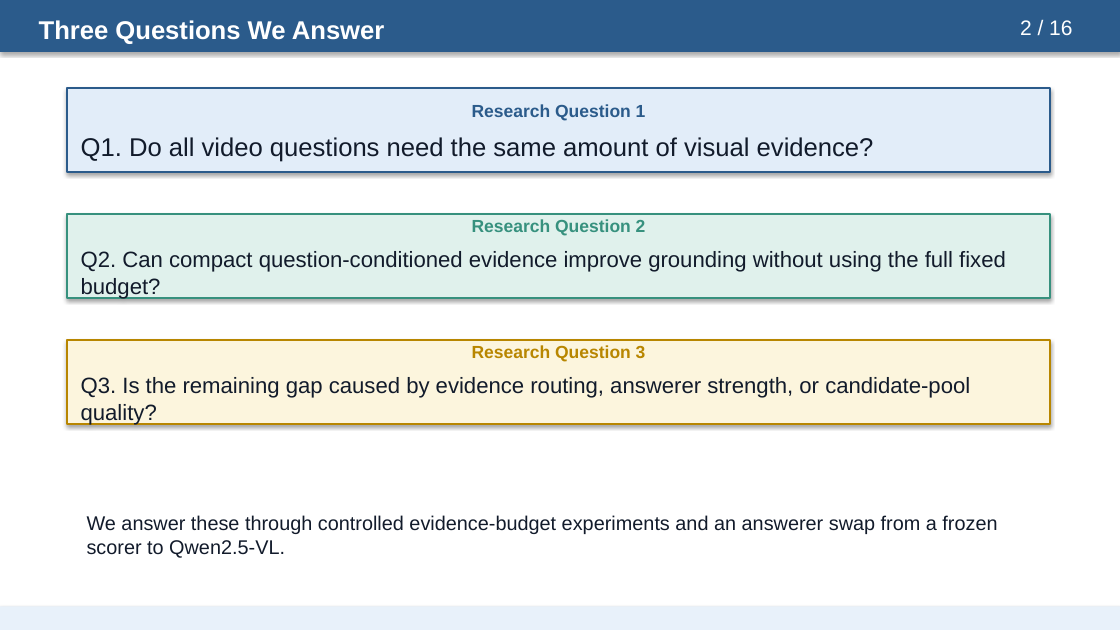
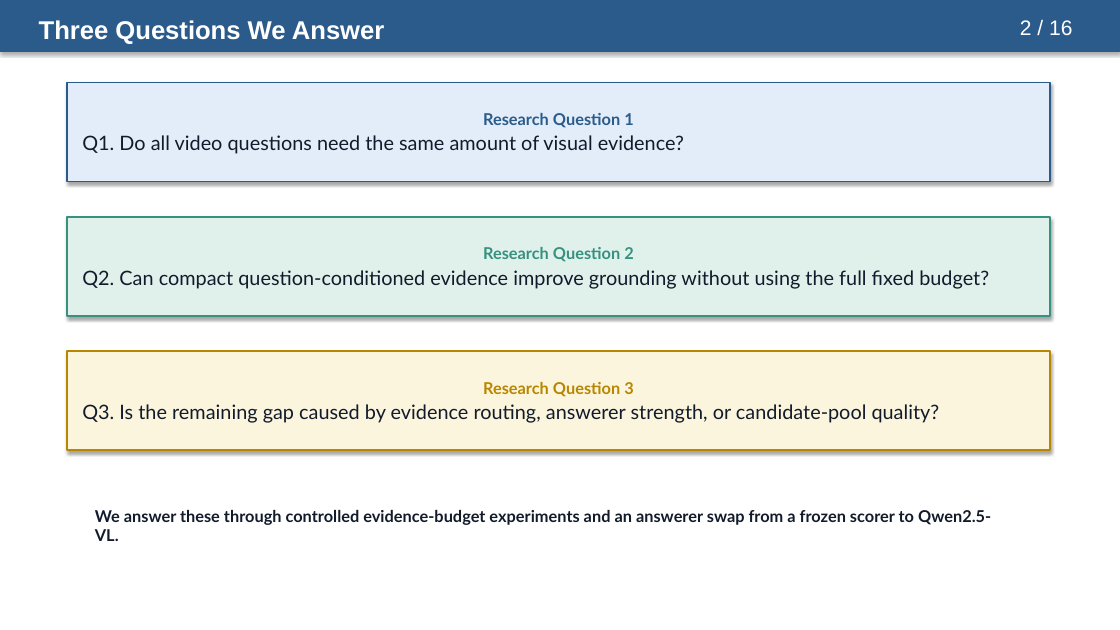
Before and after one commit to riteshthawkar/adaptive-evidence-grounded-videoqa, a slide deck: slide 2 of docs/presentation/adaptive_evidence_acquisition_grounded_videoqa_presentation.pptx. Drawn at 1120x630 pixels with LibreOffice and Linux fonts; fonts in the diff are those of the drawing. Boxes give left, top, right and bottom in pixels: in the first picture for what was removed or moved away, otherwise in the second. Text is boxed around its words. In the diff, an @@ line names an element or a change of style, - is before the commit and + after.

Commit message:
Polish presentation layout and closing slide

```diff
--- a/docs/presentation/adaptive_evidence_acquisition_grounded_videoqa_presentation.pptx
+++ b/docs/presentation/adaptive_evidence_acquisition_grounded_videoqa_presentation.pptx
@@ rectangle "Research Question 1": place and size @@
-rectangle "Research Question 1" at bbox=[67, 88, 1050, 172]
+rectangle "Research Question 1" at bbox=[67, 82, 1050, 181]
@@ rectangle "Research Question 1" at bbox=[67, 82, 1050, 181]: size 15 to 14 pt in "Research Question 1"; font Arial to Lato; size 22 to 17 pt in "Q1. Do all video questions need the ..."; more space between paragraphs; less space between paragraphs @@
@@ rectangle "Research Question 2": place and size @@
-rectangle "Research Question 2" at bbox=[67, 214, 1050, 298]
+rectangle "Research Question 2" at bbox=[67, 217, 1050, 316]
@@ rectangle "Research Question 2" at bbox=[67, 217, 1050, 316]: size 15 to 14 pt in "Research Question 2"; font Arial to Lato; size 19 to 17 pt in "Q2. Can compact question-conditioned evidence improve ground ..."; more space between paragraphs; less space between paragraphs @@
@@ rectangle "Research Question 3": place and size @@
-rectangle "Research Question 3" at bbox=[67, 340, 1050, 424]
+rectangle "Research Question 3" at bbox=[67, 351, 1050, 450]
@@ rectangle "Research Question 3" at bbox=[67, 351, 1050, 450]: size 15 to 14 pt in "Research Question 3"; font Arial to Lato; size 19 to 17 pt in "Q3. Is the remaining gap caused by ..."; more space between paragraphs; less space between paragraphs @@
@@ text "We answer these through controlled ...": place and size @@
-text "We answer these through controlled ..." at bbox=[87, 515, 997, 558]
+text "We answer these through controlled ..." at bbox=[95, 510, 991, 541]
@@ text "We answer these through controlled ..." at bbox=[95, 510, 991, 541]: size 17 to 14 pt, font Arial to Lato, bold on; more space between paragraphs @@
@@ rectangle removed at bbox=[0, 607, 1120, 630] @@
```
Also in this commit, not shown: 15 other slides changed.
